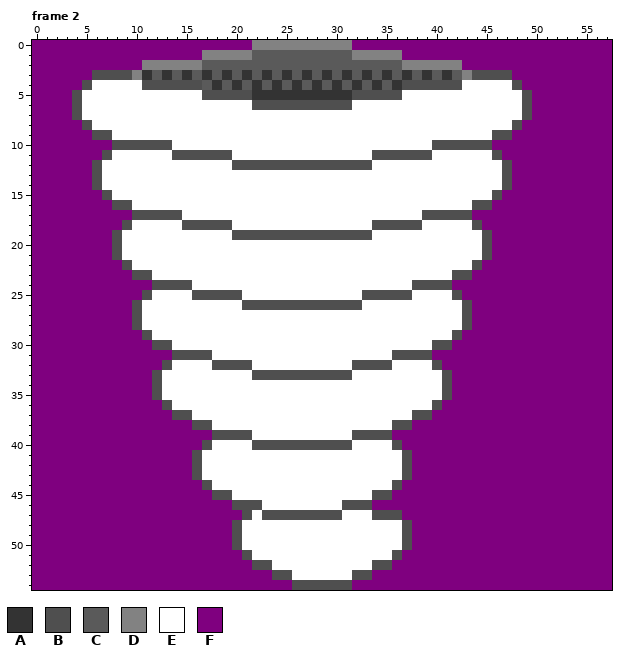
Animated GIF sprite, stored at trunk/gfx/enemy/whirlwind/whirlwind.gif. The picture above was drawn from the file before the commit.
The file is 58x55 pixels, 12 frames. Shown: frame 2. The commit also changed other frames, which this record leaves out.
Palette (. is transparent): A #333333  B #4f4f4f  C #5a5a5a  D #828282  E #ffffff  F #7f007f
Now the later version:
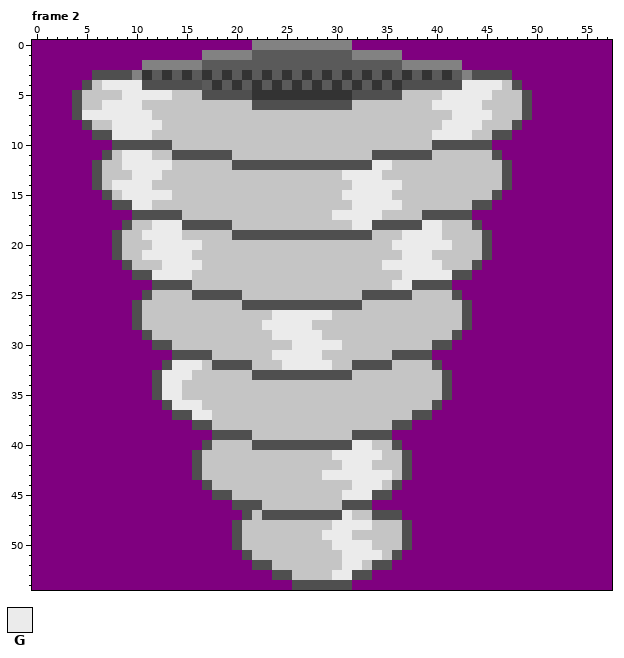
Colours new in this view: G #ebebeb
Difference:
Colour E changes from #ffffff to #c5c5c5.
Frame 2:
Colour E becomes colour G in row 4 at x 7 to 10 and 43 to 46; in row 5 at x 9 to 13 and 41 to 45; in row 6 at x 7 to 10 and 40 to 44; in row 7 at x 5 to 11 and 42 to 45; in row 8 at x 8 to 12 and 41 to 44; in row 9 at x 8 to 11 and 40 to 43.
Colour E becomes colour G in row 11 at x 9 to 11; in row 12 at x 9 to 13 and 34 to 35; in row 13 at x 10 to 12 and 31 to 34; in row 14 at x 8 to 11 and 32 to 36; in row 15 at x 9 to 13 and 31 to 35; in row 16 at x 10 to 11 and 32 to 36.
Colour E becomes colour G in row 17 at x 30 to 34; in row 18 at x 12 to 14, 32 to 33 and 39 to 40; in row 19 at x 11 to 14 and 37 to 40; in row 20 at x 12 to 16 and 36 to 41; in row 21 at x 11 to 15 and 37 to 39; in row 22 at x 13 to 16 and 35 to 40.
Colour E becomes colour G in row 23 at x 12 to 15 and 37 to 41; in row 24 at x 36 to 37; in row 27 at x 24 to 29; in row 28 at x 23 to 27; in row 29 at x 24 to 28; in row 30 at x 26 to 30.
Colour E becomes colour G in row 31 at x 24 to 28; in row 32 at x 14 to 16 and 25 to 29; in row 33 at x 13 to 15; in rows 34 to 35 at x 13 to 14; in row 36 at x 14 to 16; in row 37 at x 16 to 17.
Colour E becomes colour G in row 40 at x 32 to 33; in row 41 at x 30 to 34; in row 42 at x 31 to 33; in row 43 at x 29 to 35; in row 44 at x 32 to 34; in row 45 at x 31 to 33.
Colour E becomes colour G in row 47 at x 31; in row 48 at x 30 to 33; in row 49 at x 29 to 31; in row 50 at x 30 to 33; in row 51 at x 31 to 34; in row 52 at x 31 to 32.
Colour E becomes colour G in row 53 at x 30 to 31.
Changed places in both pictures, as pixel boxes (x1, y1, x2, y2):
changed: (82, 80, 522, 580)
